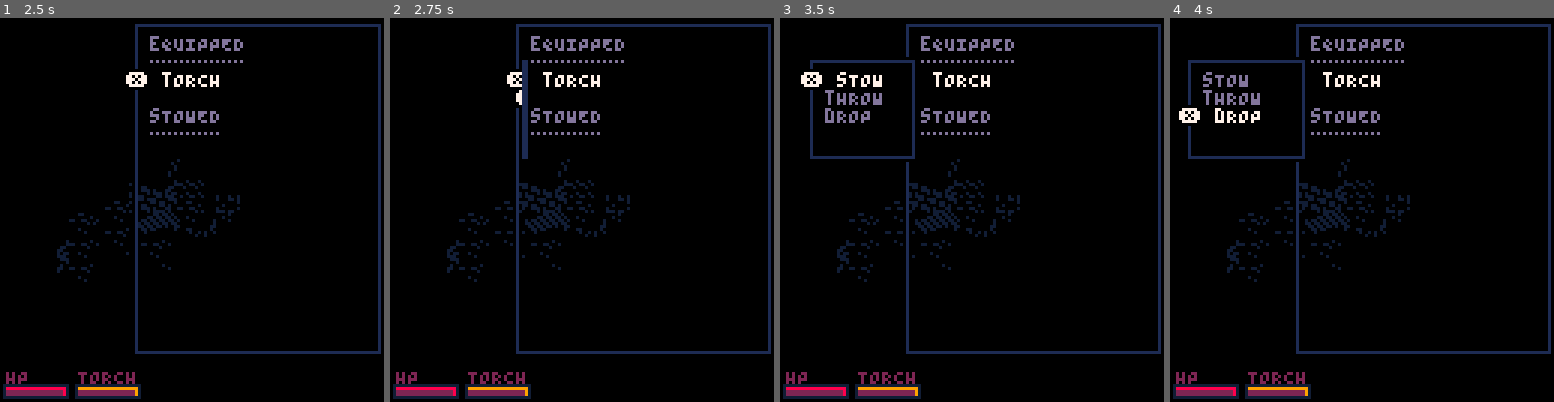
Above: before the commit, frames 1-4 (left to right).
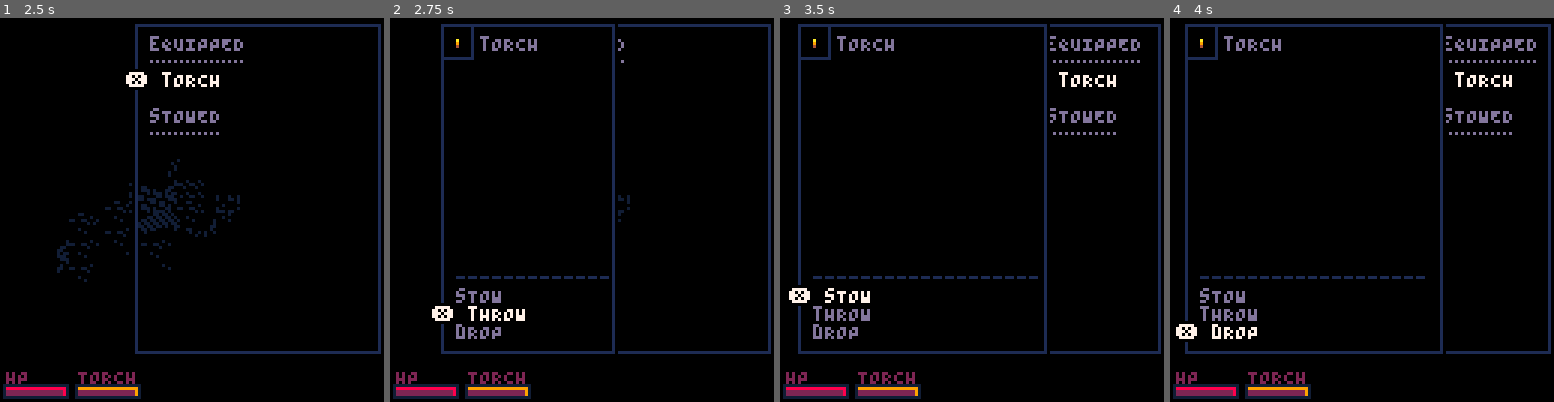
Above: after the commit, the same moments.

Repository: Woflox/intoruins
Game: PICO-8 cartridge cavedunj.p8
The game is run twice, just before and just after one commit, with the same random seed, the same clock (stepped at 60 frames per second) and the same inputs.
Inputs:
- Up to frame 1 (2.5 s): tap O (Z key) at 0.33, 0.7, 1.43, 2.22 s; tap X (X key) at 1.07, 2.07, 2.4 s; hold Left 1.97-2.37 s; hold Down from 2.42 s (still down)
- Up to frame 2 (2.75 s): keep holding Down; tap X (X key) at 2.73 s
- Up to frame 3 (3.5 s): release Down at 2.82 s; hold Right from 2.87 s (still down); tap X (X key) at 3.07, 3.4 s; tap O (Z key) at 3.1 s
- Up to frame 4 (4 s): release Right at 3.53 s; hold Up from 3.58 s (still down); tap X (X key) at 3.73 s; tap O (Z key) at 3.98 s

Frame 1 is identical in both runs. In frame 2, 6.6% of the frame differs, in the area x 10-60%, y 1-88%; in frame 3, 9.0%; in frame 4, 9.1%, in the area x 1-96%, y 1-88%.

Commit message:
Inventory info panel WIP, info and item options combined into one panel

Diff:
--- a/cavedunj.p8
+++ b/cavedunj.p8
@@ -285,7 +285,7 @@
 								-campos.x,
 								-campos.y)
 	drawmap(world)
-	pal()
+	basepal()
 	pal(15,129,1)
 	pal(11,131,1)
 	fillp()
@@ -376,7 +376,7 @@
  func(x-1,y-1,x2+1,y2+1,0)
 	rect(x,y,x2,y2,1)
 	cursor(x-3,y+4)
-	clip(x-3,y,x2-x+3,y2-y)
+	clip(x-3,y,x2-x+2,y2-y)
 end
 
 invindex=1
@@ -400,7 +400,7 @@
 end
 
 function gettrans(a,b)
-	return lerp(b,a,focus and uitrans or 0)
+	return lerp(b,a,focus and uitrans or 0.53*(1-uitrans))
 end
 
 function inv()
@@ -416,7 +416,7 @@
 			if item.equipped==eqpd then
 			 i+=1
 				if listitem(item.n,i==invindex) then
-					dialog(itemopt)
+					dialog(info)
 					selitem=item
 				end
 			end
@@ -428,13 +428,17 @@
 	listitems()
 end
 
-function itemopt()
+function info()
  local eqpd = selitem.equipped
-	local topy=invindex*8+6+
-	 (eqpd and 0 or 18)
- frame(gettrans(45,6),topy,44,topy+32,rectfill)
+ local x=gettrans(42,5)
+ frame(x,2,gettrans(42,90.5),111,rectfill)
  menuindex=getindex(menuindex,4)
 
+ rect(x,2,x+10,13,1)
+ spr(selitem.typ,x+2,4)
+ ?"\fd    "..selitem.n.."\n"
+ cursor(x-3,84)
+ ?"\f1  -------------------"
  listitem(selitem.slot and
   (eqpd and "sTOW" or "eQUIP")
   or "uSE")
@@ -443,8 +447,9 @@
 end
 
 function dialog(func)
+	uitrans=mode=="ui" and
+	        0.33 or 1
  mode="ui"
-	uitrans=1
 	menuindex=1
 	inputblocked=true
  add(diags,func)
@@ -492,10 +497,14 @@
 	add(drawcalls, {func,args})
 end
 
-function initpal(tl, fadefow)
-	pal()
+function basepal()
+ pal()
 	palt(0, false)
 	palt(15, true)
+end
+
+function initpal(tl, fadefow)
+	basepal()
 	fow=0
 	if fadefow then
 		if vistoplayer(tl) and
